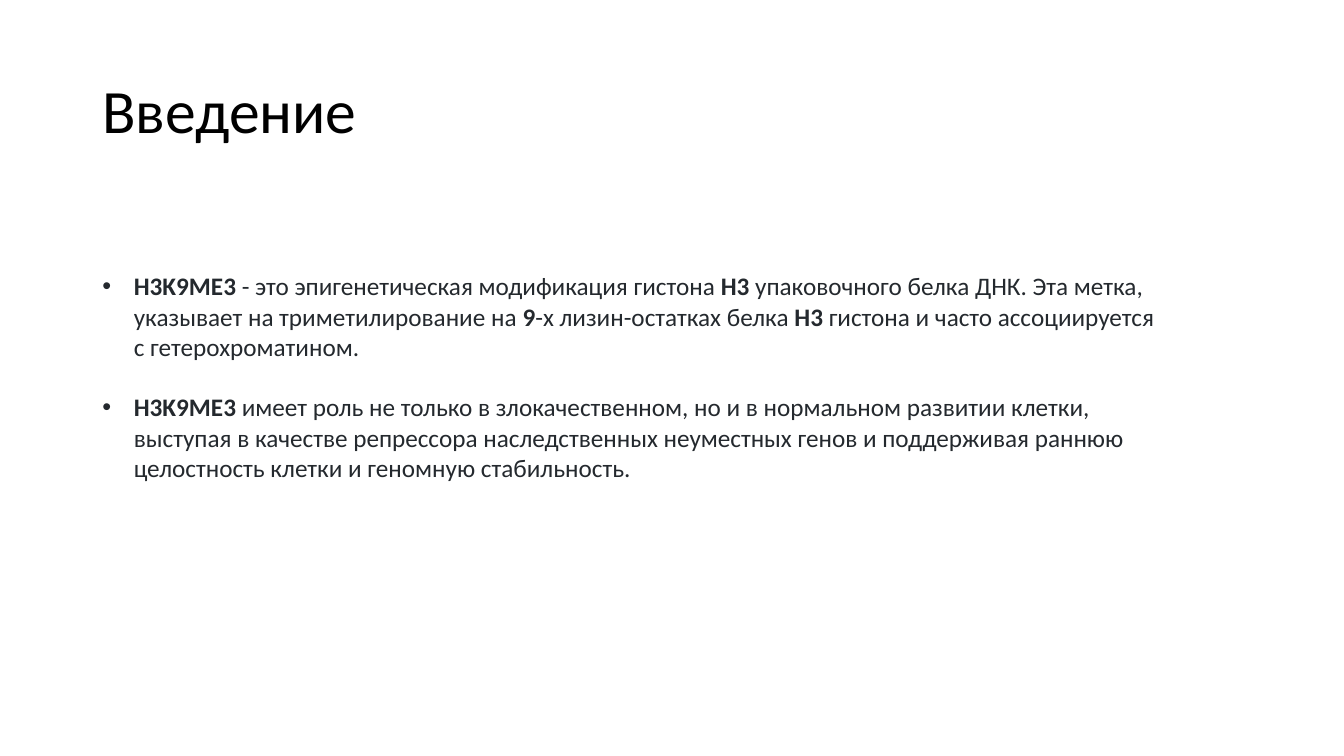
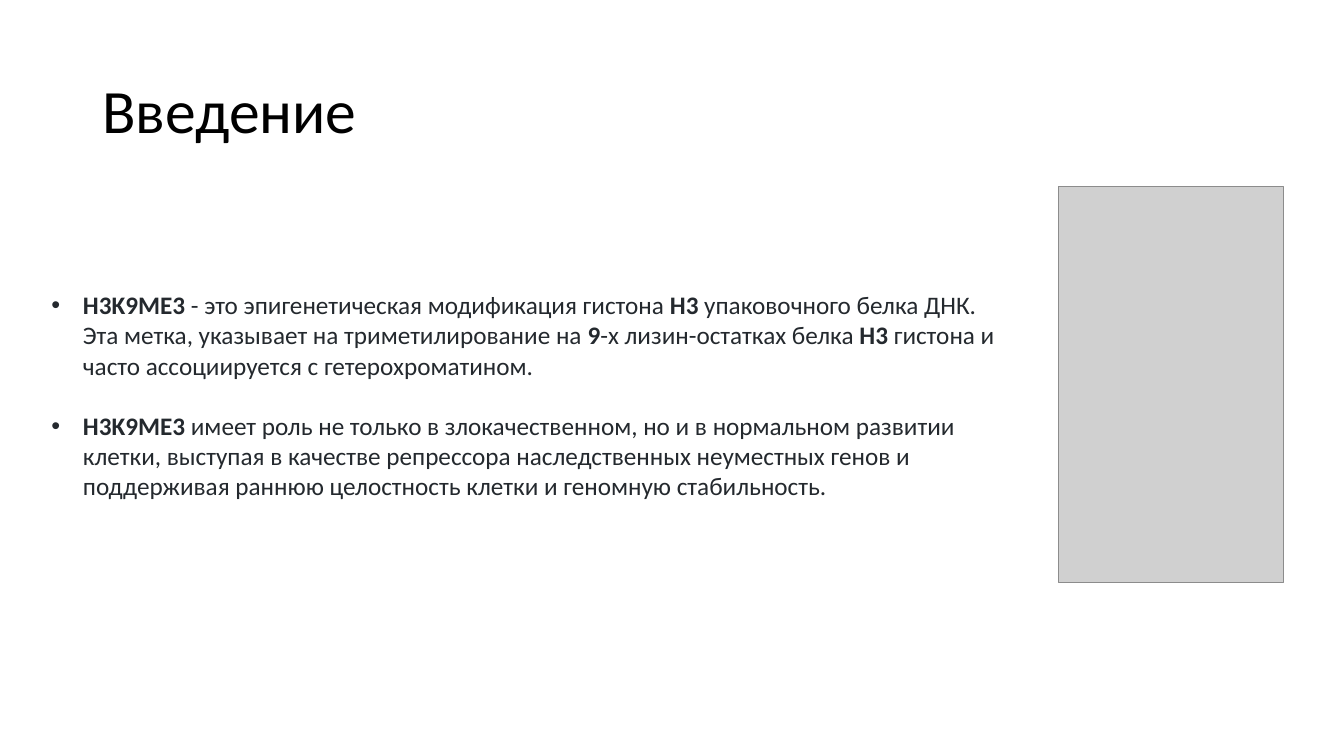
Before and after one commit to mausenkova/hse21_H3K9me3_G4_human_group, a slide deck: slide 2 of Презентация_hse21_H3K9me3_G4_human.pptx. Drawn at 1344x756 pixels with LibreOffice and Linux fonts; fonts in the diff are those of the drawing; grey boxes stand for pictures. Boxes give left, top, right and bottom in pixels: in the first picture for what was removed or moved away, otherwise in the second. Text is boxed around its words. In the diff, an @@ line names an element or a change of style, - is before the commit and + after.

```diff
--- a/Презентация_hse21_H3K9me3_G4_human.pptx
+++ b/Презентация_hse21_H3K9me3_G4_human.pptx
@@ picture added at (1059, 187, 1284, 583) @@
@@ text "H3K9ME3 - это эпигенетическая модификация ..." rewrapped from (134, 278, 1154, 481) to (83, 297, 995, 499) @@
```
Also in this commit, not shown: 3 other slides changed, 1 slide added.
